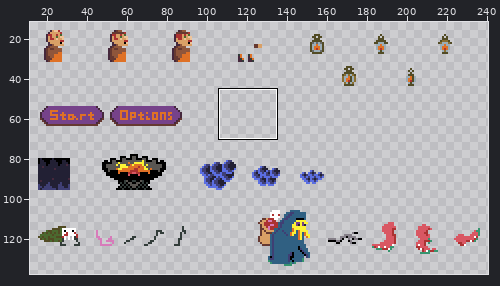
Pixel-art file, stored at Assets/Sprites/AllAboutYouSpriteSheet.aseprite. The first picture is a wide view before the edit; the outline marks the close-up.
Close-up. Old version:
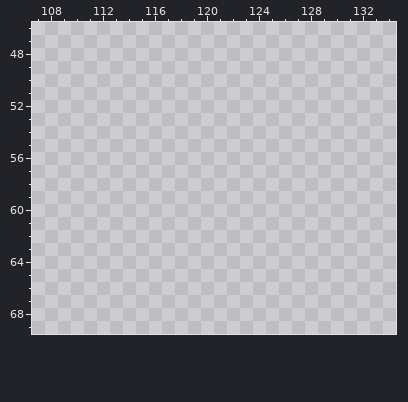
256x256 pixels, 1 frame. Shown: x 107..134, y 46..69. The wide view leaves out empty margins.
Now the later version:
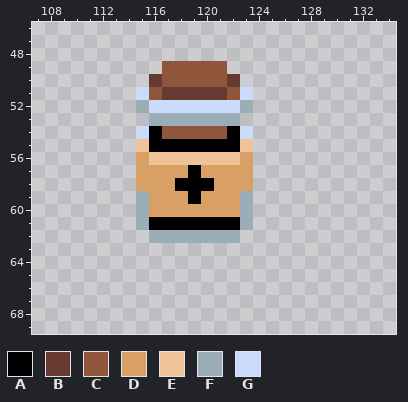
Palette (. is transparent): A #000000  B #663931  C #8f563b  D #d9a066  E #eec39a  F #9badb7  G #cbdbfc
Changes in this commit:
{"y":49,"x":117,"old":".....","new":"CCCCC"}
{"y":50,"x":116,"old":".......","new":"BCCCCCB"}
{"y":51,"x":115,"old":".........","new":"GCBBBBBCG"}
{"y":52,"x":115,"old":".........","new":"FGGGGGGGF"}
{"y":53,"x":116,"old":".......","new":"FFFFFFF"}
{"y":54,"x":115,"old":".........","new":"GACCCCCAG"}
{"y":55,"x":115,"old":".........","new":"EAAAAAAAE"}
{"y":56,"x":115,"old":".........","new":"DEEEEEEED"}
{"y":57,"x":115,"old":".........","new":"DDDDADDDD"}
{"y":58,"x":115,"old":".........","new":"DDDAAADDD"}
{"y":59,"x":115,"old":".........","new":"FDDDADDDF"}
{"y":60,"x":115,"old":".........","new":"FDDDDDDDF"}
{"y":61,"x":115,"old":".........","new":"FAAAAAAAF"}
{"y":62,"x":116,"old":".......","new":"FFFFFFF"}
{"label":"added","picture_box":[136,61,253,243]}
